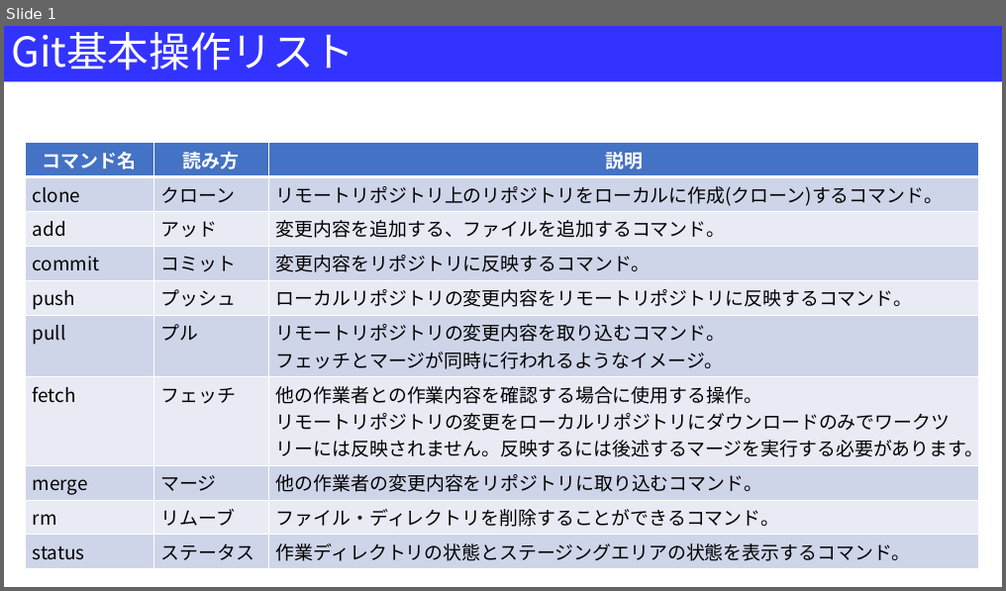
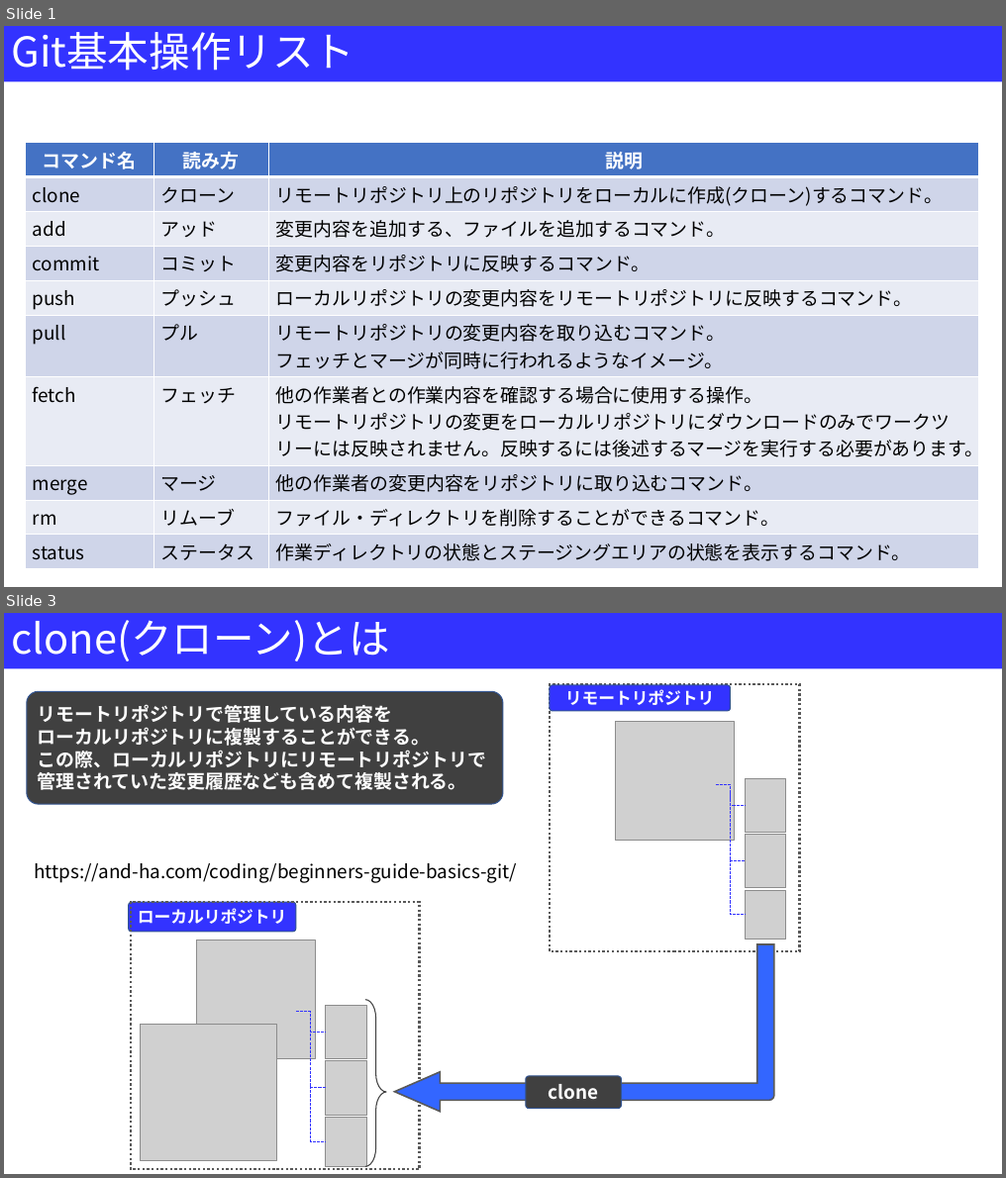
Before and after one commit to Kazu23-dot/Document, a slide deck: Git基本操作一覧.pptx. Shown one above the other, each under a label of ours: slide 1 before the commit, slides 1 and 3 after it; the slides between them are not shown. The pictures are 1006x591 and 1006x1178 pixels, drawn with LibreOffice and Linux fonts; fonts in the diff are those of the drawing; grey boxes stand for pictures. Boxes give left, top, right and bottom in pixels: in the first picture for what was removed or moved away, otherwise in the second. Text is boxed around its words. In the diff, an @@ line names an element or a change of style, - is before the commit and + after.

Commit message:
内容更新

```diff
--- a/Git基本操作一覧.pptx
+++ b/Git基本操作一覧.pptx
@@ slide 3 added at (4, 613, 1002, 1174), background #FFFFFF @@
@@ title added at (4, 613, 1002, 668), fill #3333FF, 39.6 pt, text #FFFFFF @@
+clone(クローン)とは
@@ rounded rectangle added at (27, 691, 503, 805), fill #404040, outline #325491 1 pt, 18 pt, text #FFFFFF, bold @@
+リモートリポジトリで管理している内容を
+ローカルリポジトリに複製することができる。
+この際、ローカルリポジトリにリモートリポジトリで
+管理されていた変更履歴なども含めて複製される。
@@ rectangle added at (549, 685, 800, 953), outline #595959 2.25 pt dashed @@
@@ rounded rectangle added at (549, 685, 731, 710), fill #3333FF, outline #325491 1 pt, 16 pt, text #FFFFFF, bold @@
+リモートリポジトリ
@@ picture added at (616, 722, 735, 841) @@
@@ text added at (34, 863, 517, 883), 18 pt, text #000000 @@
+https://and-ha.com/coding/beginners-guide-basics-git/
@@ group added at (715, 778, 786, 940): 3 pictures, 3 elbow lines @@
@@ rounded rectangle added at (129, 903, 296, 932), fill #3333FF, outline #325491 1 pt, 16 pt, text #FFFFFF, bold @@
+ローカルリポジトリ
@@ rectangle added at (131, 903, 420, 1170), outline #595959 2.25 pt dashed @@
@@ picture added at (196, 940, 316, 1059) @@
@@ bent arrow added at (395, 945, 774, 1112), fill #3366FF, outline #595959 1.5 pt @@
@@ picture added at (141, 1024, 276, 1161) @@
@@ right brace added at (365, 1000, 386, 1167), outline #404040 1 pt @@
@@ group added at (296, 1006, 367, 1167): 3 pictures, 3 elbow lines @@
@@ rounded rectangle added at (526, 1076, 622, 1109), fill #404040, outline #325491 1 pt, 18 pt, text #FFFFFF, bold @@
+clone
```
Also in this commit, not shown: 1 slide changed.
